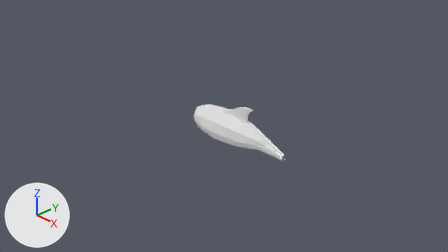
The Blender file low poly city/delfino.blend: old version first, new version second.
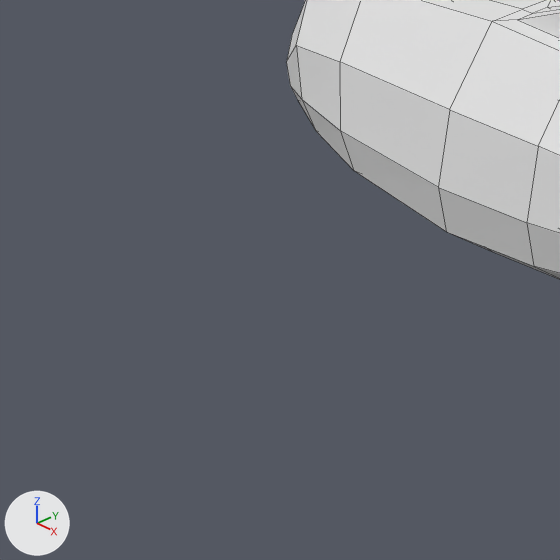
Each version appears first from the file's camera 'Camera', and next in a close-up on the part from 35% to 51% of the width and 43% to 71% of the height. The axes (+X, +Y, +Z) are drawn at lower left. The lights are the same throughout. The close-ups show mesh edges as thin lines.
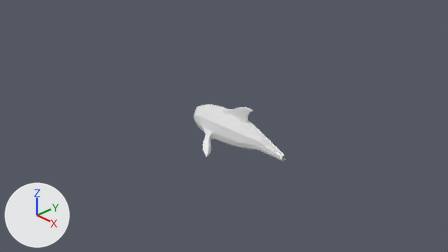
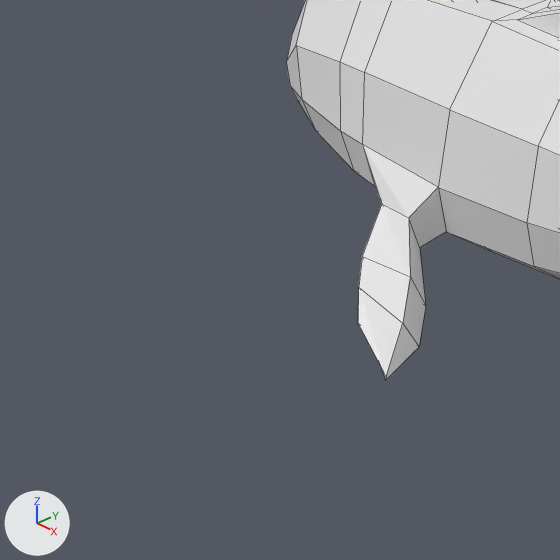
Commit message: update delfino e qualcosaltro

What differs and where, as boxes [x1, y1, x2, y2] in the close-ups (560 x 560 px):
'Circle', reshaped
    before: [286, 0, 560, 279]
    after: [286, 0, 560, 380]
part 1 of me_circle_001, built on
    before: [340, 0, 544, 231]
    after: [340, 0, 544, 380]

Edits to the bpy script that builds the scene:
```text
Change me_circle_001:
    used by ob_circle; location = (0.0, 0.0, -0.033); rotation_euler = (0.0, 1.571, 0.0), in degrees (0, 90, 0); scale = (0.306, 0.306, 0.306)
    remove me_circle_001.from_pydata(...)  # 76 vertices, 58 faces; spans x -1.74..0.99, y -0.86..0.0, z -2.55..4.79
    add me_circle_001.from_pydata(...)  # 99 vertices, 80 faces; spans x -1.74..1.21, y -1.97..0.01, z -2.55..4.79
    me_circle_001 part 1
    6 faces are deleted
    23 vertices are added at x -0.8..1.21, y -1.97..0.01, z -1.11..0.64
    28 new faces join them
```
